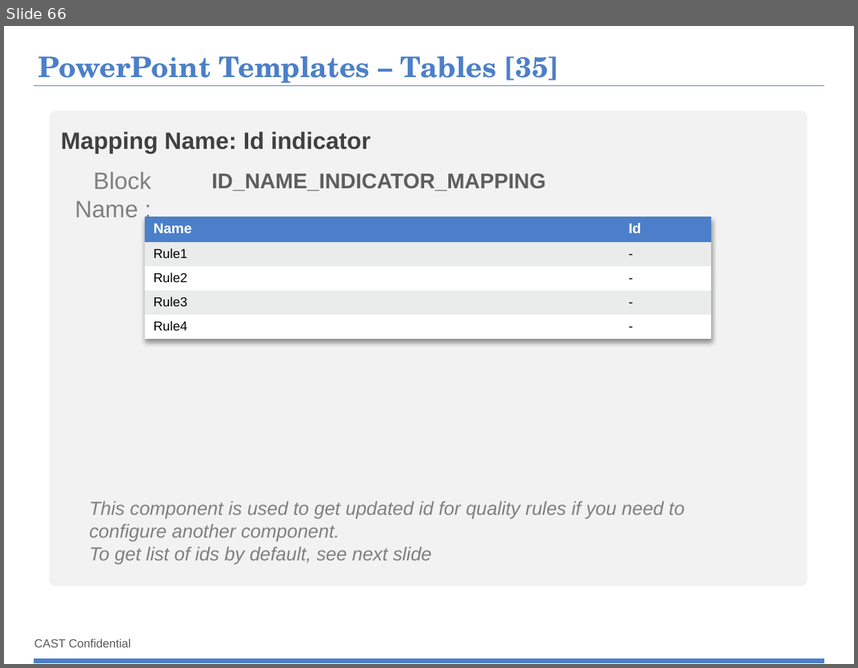
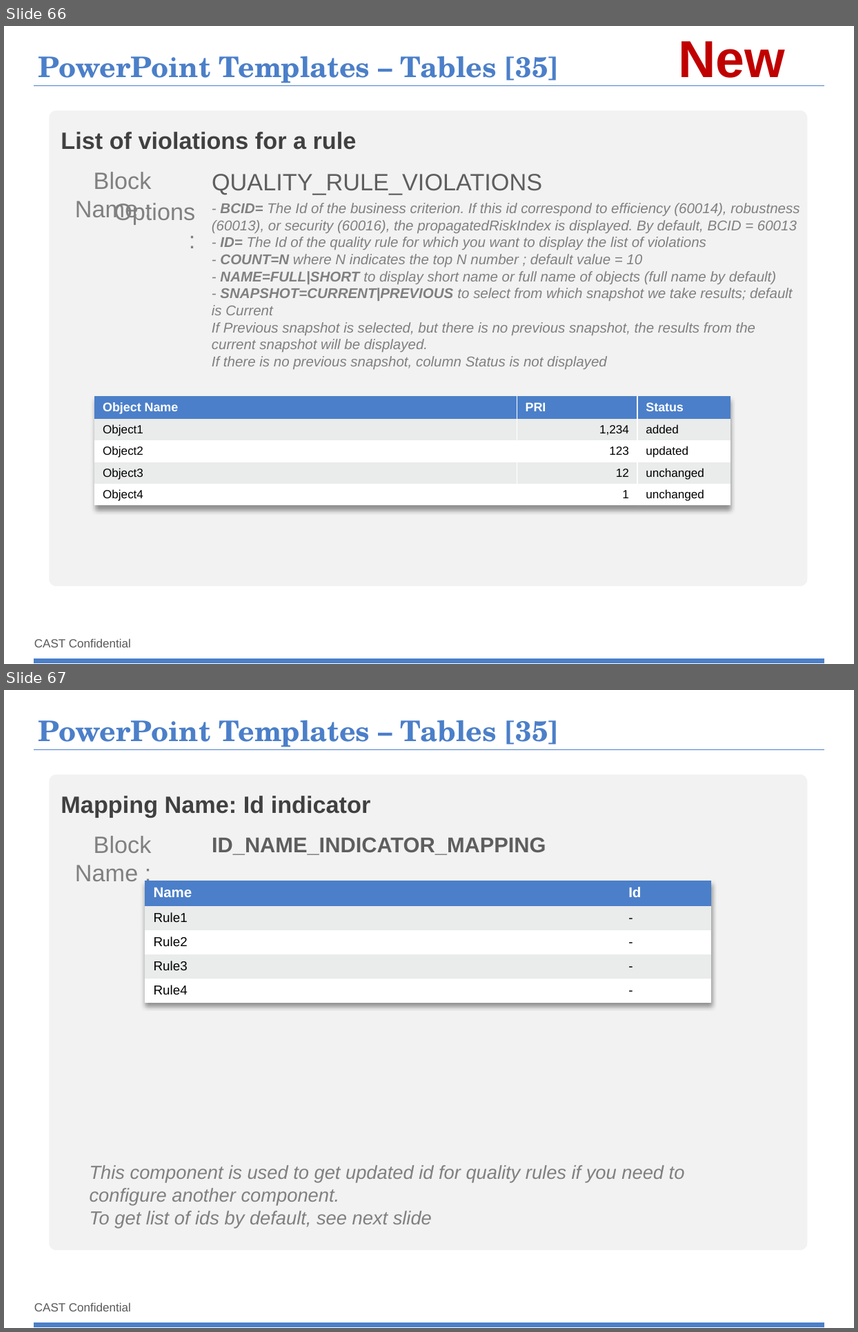
Before and after one commit to CAST-projects/ReportGenerator, a slide deck: CastReporting.Reporting/TemplatesFiles/1- Powerpoint-components-library.pptx. Shown one above the other, each under a label of ours: slide 66 before the commit, slides 66 and 67 after it. The pictures are 858x668 and 858x1332 pixels, drawn with LibreOffice and Linux fonts; fonts in the diff are those of the drawing; background and template pictures are left out. Boxes give left, top, right and bottom in pixels: in the first picture for what was removed or moved away, otherwise in the second. Text is boxed around its words. In the diff, an @@ line names an element or a change of style, - is before the commit and + after.

Commit message:
REPORTGEN-247 : Add list of violations for a rule

```diff
--- a/CastReporting.Reporting/TemplatesFiles/1- Powerpoint-components-library.pptx
+++ b/CastReporting.Reporting/TemplatesFiles/1- Powerpoint-components-library.pptx
@@ slide 66 added at [4, 26, 854, 664], background #FFFFFF; not listed: 3 template elements that a slide beside it also shows @@
@@ text added at [679, 41, 786, 86], 44 pt, text #C00000, bold @@
+New
@@ title added at [38, 56, 559, 86], 24 pt, text #4B7FC9, bold @@
+PowerPoint Templates – Tables [35]
@@ rounded rectangle added at [49, 110, 807, 586], fill #F2F2F2 @@
@@ text added at [61, 132, 357, 150], 20 pt, text #404040, bold @@
+List of violations for a rule
@@ text added at [75, 172, 152, 222], 20 pt, text #808080 @@
+Block Name :
@@ text added at [212, 174, 542, 195], 20 pt, text #5E5E5E @@
+QUALITY_RULE_VIOLATIONS
@@ text added at [114, 203, 195, 224], 20 pt, text #808080 @@
+Options :
@@ text added at [212, 203, 800, 369], 12 pt, text #808080, italic @@
+- BCID= The Id of the business criterion. If this id correspond to efficiency (60014), robustness (60013), or security (60016), the propagatedRiskIndex is displayed. By default, BCID = 60013
+- ID= The Id of the quality rule for which you want to display the list of violations
+- COUNT=N where N indicates the top N number ; default value = 10
+- NAME=FULL|SHORT to display short name or full name of objects (full name by default)
+- SNAPSHOT=CURRENT|PREVIOUS to select from which snapshot we take results; default is Current
+If Previous snapshot is selected, but there is no previous snapshot, the results from the current snapshot will be displayed.
+If there is no previous snapshot, column Status is not displayed
@@ table added at [94, 396, 730, 510], 5 rows, 3 columns @@
+Object Name | PRI | Status
+Object1 | 1,234 | added
+Object2 | 123 | updated
+Object3 | 12 | unchanged
+Object4 | 1 | unchanged
@@ what was slide 66 is now slide 67 @@
```
Also in this commit, not shown: 5 slides changed, 25 other files.
